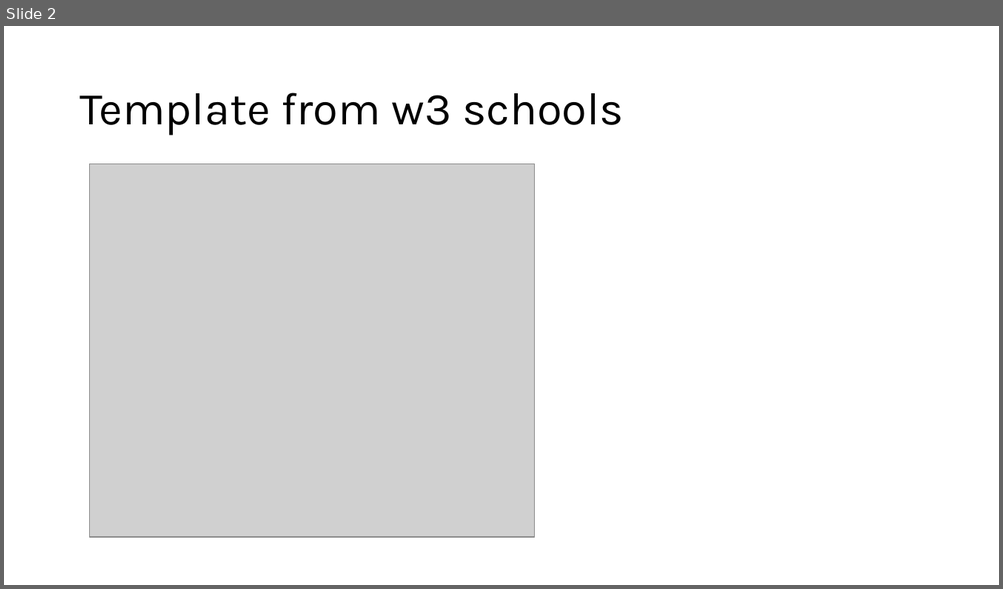
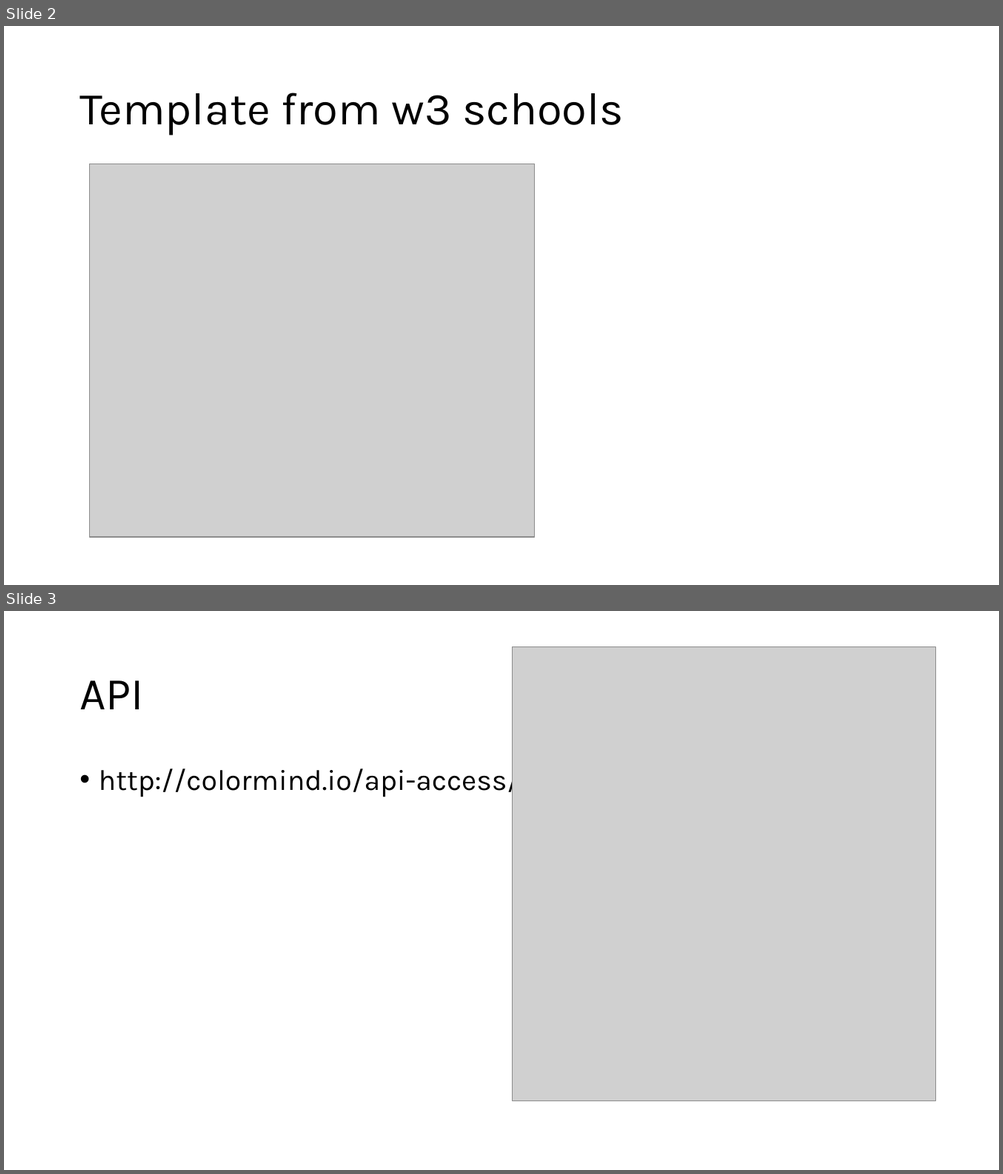
Before and after one commit to RhiMair/knit_too_shabby_blog, a slide deck: Blog Coursework.pptx. Shown one above the other, each under a label of ours: slide 2 before the commit, slides 2 and 3 after it. The pictures are 1003x589 and 1003x1174 pixels, drawn with LibreOffice and Linux fonts; fonts in the diff are those of the drawing; grey boxes stand for pictures. Boxes give left, top, right and bottom in pixels: in the first picture for what was removed or moved away, otherwise in the second. Text is boxed around its words. In the diff, an @@ line names an element or a change of style, - is before the commit and + after.

```diff
--- a/Blog Coursework.pptx
+++ b/Blog Coursework.pptx
@@ slide 3 added at box(4, 611, 999, 1170), background #FFFFFF @@
@@ picture added at box(512, 647, 935, 1101) @@
@@ title added at box(79, 681, 144, 709), 44 pt, text #000000 @@
+API
@@ text added at box(99, 764, 520, 797), 28 pt, text #000000 @@
+• http://colormind.io/api-access/
```
Also in this commit, not shown: 4 other files.
